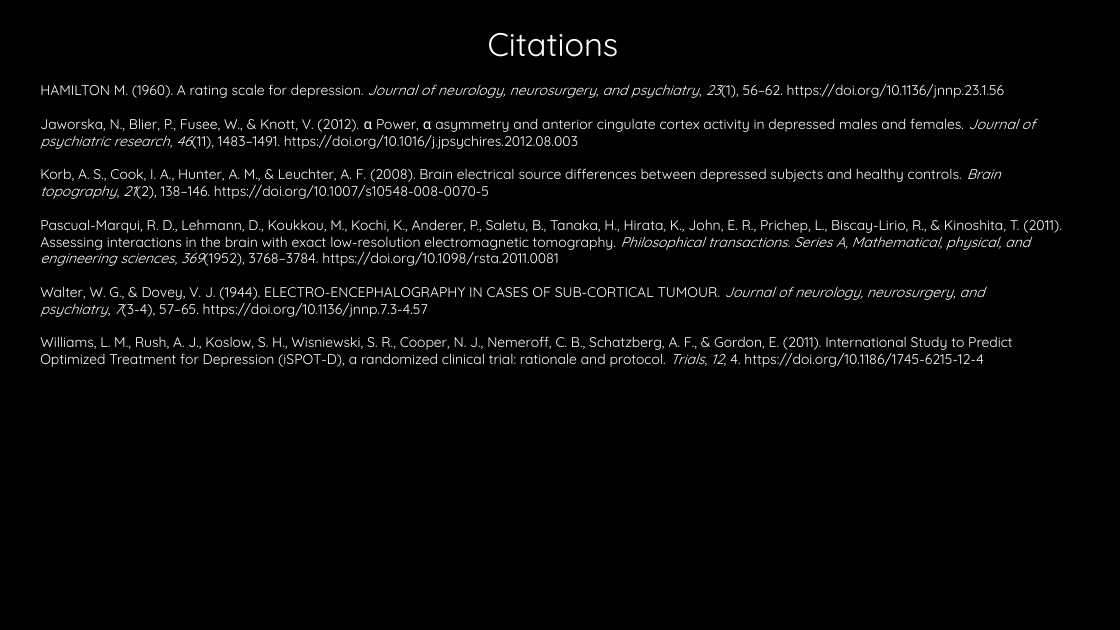
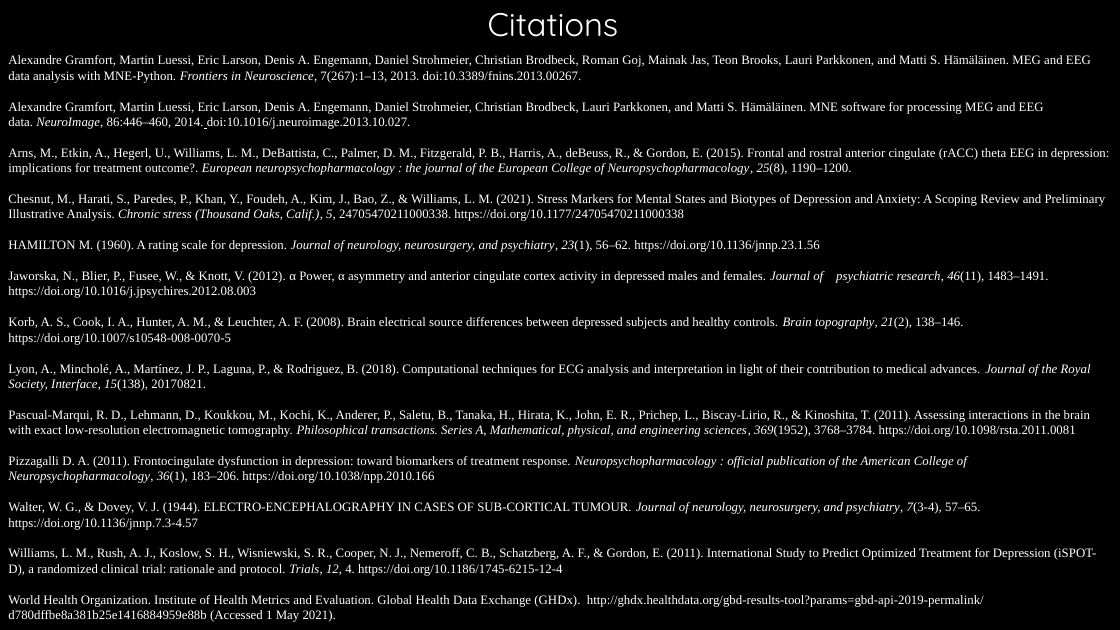
Before and after one commit to psych251/arns2015, a slide deck: slide 7 of Reproducibility Project Progress Check 1.pptx (slide 6 before the commit). Drawn at 1120x630 pixels with LibreOffice and Linux fonts; fonts in the diff are those of the drawing; background and template pictures are left out. Boxes give left, top, right and bottom in pixels: in the first picture for what was removed or moved away, otherwise in the second. Text is boxed around its words. In the diff, an @@ line names an element or a change of style, - is before the commit and + after.

```diff
--- a/Reproducibility Project Progress Check 1.pptx
+++ b/Reproducibility Project Progress Check 1.pptx
@@ text "Citations": place and size @@
-text "Citations" at <box>488,33,619,57</box>
+text "Citations" at <box>488,13,619,37</box>
@@ text "Alexandre Gramfort, Martin Luessi, Eric ...": place and size @@
-text "Alexandre Gramfort, Martin Luessi, Eric ..." at <box>40,84,1062,367</box>
+text "Alexandre Gramfort, Martin Luessi, Eric ..." at <box>8,55,1110,622</box>
@@ text at <box>8,55,1110,221</box>: paragraphs added @@
+Alexandre Gramfort, Martin Luessi, Eric Larson, Denis A. Engemann, Daniel Strohmeier, Christian Brodbeck, Roman Goj, Mainak Jas, Teon Brooks, Lauri Parkkonen, and Matti S. Hämäläinen. MEG and EEG data analysis with MNE-Python. Frontiers in Neuroscience, 7(267):1–13, 2013. doi:10.3389/fnins.2013.00267.
+Alexandre Gramfort, Martin Luessi, Eric Larson, Denis A. Engemann, Daniel Strohmeier, Christian Brodbeck, Lauri Parkkonen, and Matti S. Hämäläinen. MNE software for processing MEG and EEG data. NeuroImage, 86:446–460, 2014. doi:10.1016/j.neuroimage.2013.10.027.
+Arns, M., Etkin, A., Hegerl, U., Williams, L. M., DeBattista, C., Palmer, D. M., Fitzgerald, P. B., Harris, A., deBeuss, R., & Gordon, E. (2015). Frontal and rostral anterior cingulate (rACC) theta EEG in depression: implications for treatment outcome?. European neuropsychopharmacology : the journal of the European College of Neuropsychopharmacology, 25(8), 1190–1200.
+Chesnut, M., Harati, S., Paredes, P., Khan, Y., Foudeh, A., Kim, J., Bao, Z., & Williams, L. M. (2021). Stress Markers for Mental States and Biotypes of Depression and Anxiety: A Scoping Review and Preliminary Illustrative Analysis. Chronic stress (Thousand Oaks, Calif.), 5, 24705470211000338. https://doi.org/10.1177/24705470211000338
@@ text at <box>8,240,1096,576</box>: size 12 to 11 pt, font Quicksand to Times New Roman in "HAMILTON M. (1960). A rating scale for ...", "Jaworska, N., Blier, P., Fusee, W., & ...", "Korb, A. S., Cook, I. A., Hunter, ...", "Pascual-Marqui, R. D., Lehmann, D., Koukkou, M., ..." and 2 more places @@
@@ text at <box>8,364,1091,391</box>: paragraph added @@
+Lyon, A., Mincholé, A., Martínez, J. P., Laguna, P., & Rodriguez, B. (2018). Computational techniques for ECG analysis and interpretation in light of their contribution to medical advances. Journal of the Royal Society, Interface, 15(138), 20170821.
@@ text at <box>8,456,967,483</box>: paragraph added @@
+Pizzagalli D. A. (2011). Frontocingulate dysfunction in depression: toward biomarkers of treatment response. Neuropsychopharmacology : official publication of the American College of Neuropsychopharmacology, 36(1), 183–206. https://doi.org/10.1038/npp.2010.166
@@ text at <box>8,595,984,622</box>: paragraph added @@
+World Health Organization. Institute of Health Metrics and Evaluation. Global Health Data Exchange (GHDx). http://ghdx.healthdata.org/gbd-results-tool?params=gbd-api-2019-permalink/d780dffbe8a381b25e1416884959e88b (Accessed 1 May 2021).
```
Also in this commit, not shown: 4 other slides changed, 2 slides added, 1 slide removed, 16 other files.
